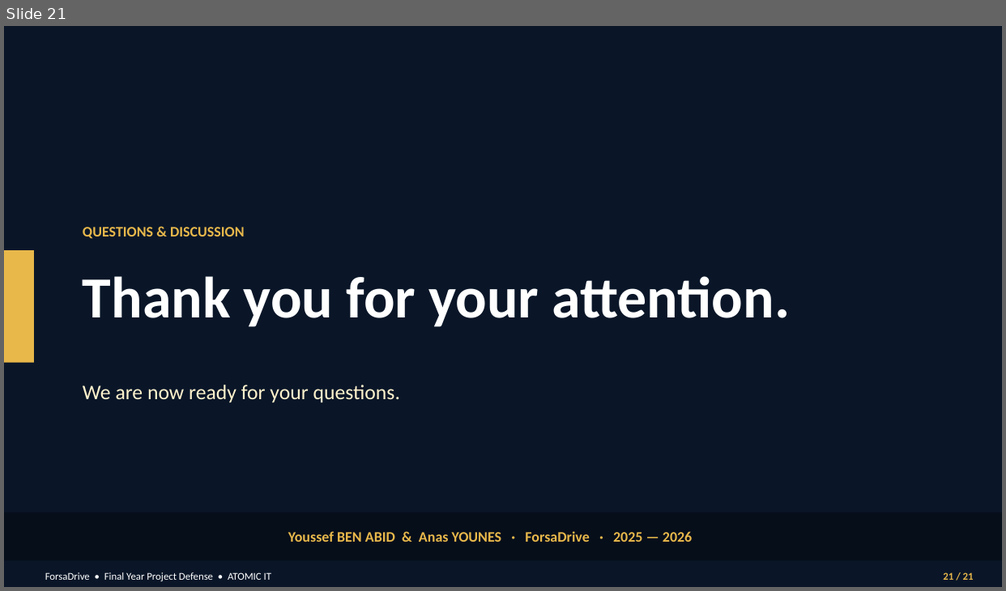
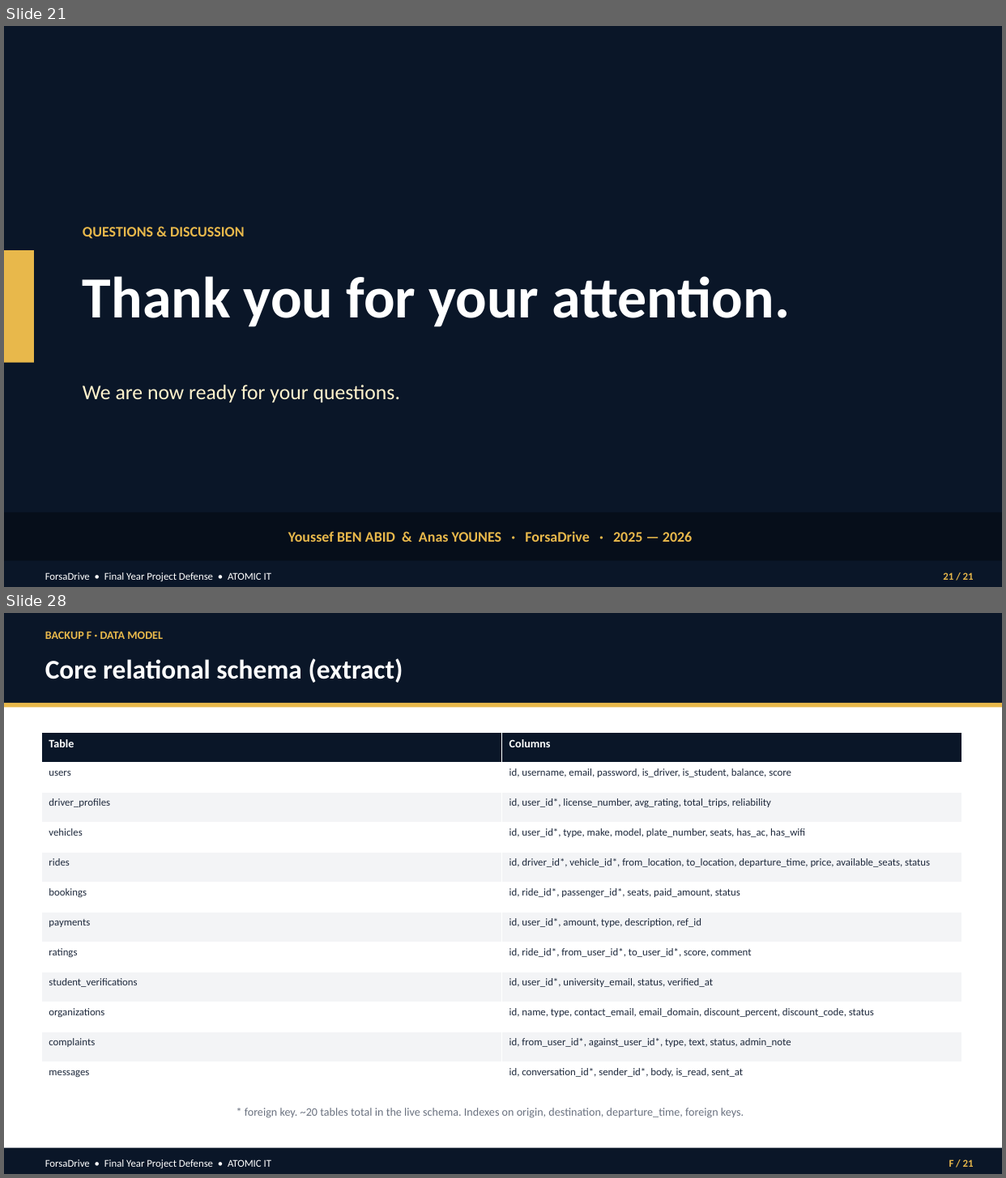
Before and after one commit to nass-ds/ForsaDrive_integration, a slide deck: PFE_PROJECT/ForsaDrive_Defense.pptx. Shown one above the other, each under a label of ours: slide 21 before the commit, slides 21 and 28 after it; the slides between them are not shown. The pictures are 1006x591 and 1006x1178 pixels, drawn with LibreOffice and Linux fonts; fonts in the diff are those of the drawing. Boxes give left, top, right and bottom in pixels: in the first picture for what was removed or moved away, otherwise in the second. Text is boxed around its words. In the diff, an @@ line names an element or a change of style, - is before the commit and + after.

```diff
--- a/PFE_PROJECT/ForsaDrive_Defense.pptx
+++ b/PFE_PROJECT/ForsaDrive_Defense.pptx
@@ slide 28 added at bbox=[4, 613, 1002, 1174], background #FFFFFF @@
@@ rectangle added at bbox=[4, 613, 1002, 703], fill #0A1628 @@
@@ text added at bbox=[45, 631, 163, 639], 11 pt, text #E8B84B, bold @@
+BACKUP F · DATA MODEL
@@ text added at bbox=[45, 658, 403, 683], 26 pt, text #FFFFFF, bold @@
+Core relational schema (extract)
@@ rectangle added at bbox=[4, 703, 1002, 707], fill #E8B84B @@
@@ table added at bbox=[41, 733, 962, 1093], 12 rows, 2 columns @@
+Table | Columns
+users | id, username, email, password, is_driver, is_student, balance, score
+driver_profiles | id, user_id*, license_number, avg_rating, total_trips, reliability
+vehicles | id, user_id*, type, make, model, plate_number, seats, has_ac, has_wifi
+rides | id, driver_id*, vehicle_id*, from_location, to_location, departure_time, price, available_seats, status
+bookings | id, ride_id*, passenger_id*, seats, paid_amount, status
+payments | id, user_id*, amount, type, description, ref_id
+ratings | id, ride_id*, from_user_id*, to_user_id*, score, comment
+student_verifications | id, user_id*, university_email, status, verified_at
+organizations | id, name, type, contact_email, email_domain, discount_percent, discount_code, status
+complaints | id, from_user_id*, against_user_id*, type, text, status, admin_note
+messages | id, conversation_id*, sender_id*, body, is_read, sent_at
@@ text added at bbox=[245, 1108, 744, 1118], 11 pt, text #6B7280 @@
+* foreign key. ~20 tables total in the live schema. Indexes on origin, destination, departure_time, foreign keys.
@@ rectangle added at bbox=[4, 1148, 1002, 1174], fill #0A1628 @@
@@ text added at bbox=[45, 1160, 271, 1169], 10 pt, text #FFFFFF @@
+ForsaDrive • Final Year Project Defense • ATOMIC IT
@@ text added at bbox=[949, 1160, 974, 1167], 10 pt, text #E8B84B, bold @@
+F / 21
```
Also in this commit, not shown: 8 other slides added, 6 other files.
